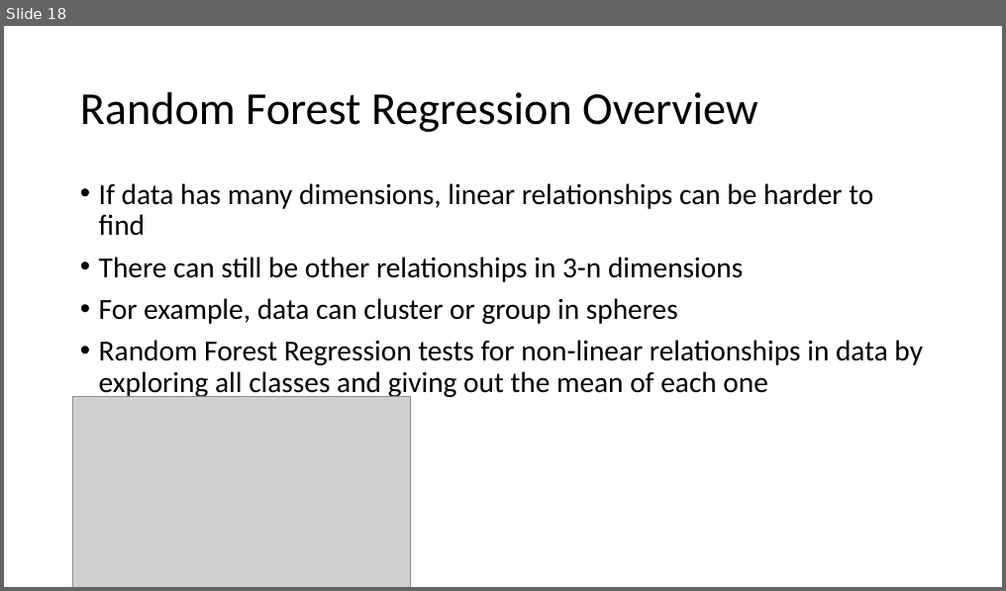
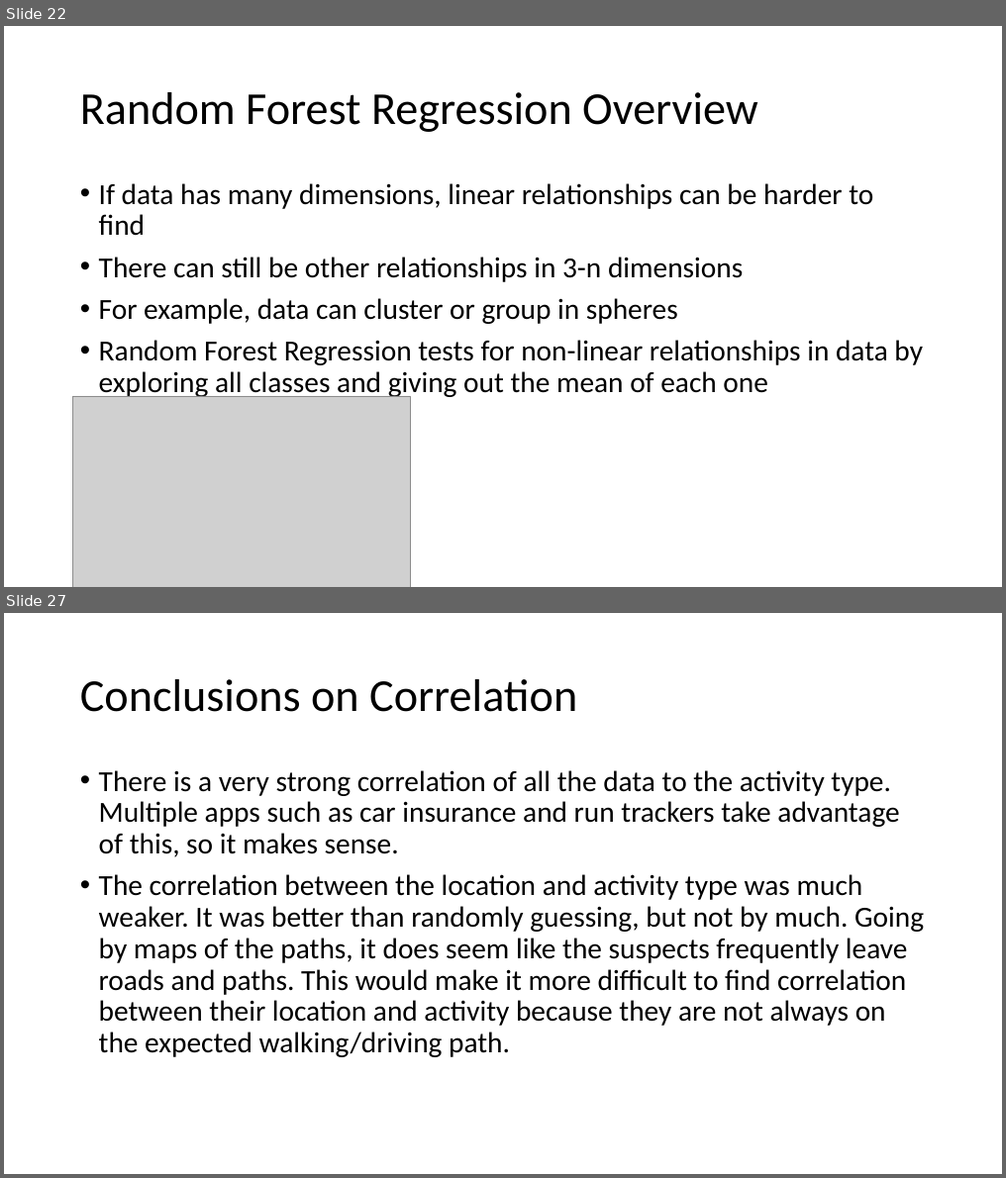
Before and after one commit to ian-mcnichols/CS_480, a slide deck: 480_HW1.pptx. Shown one above the other, each under a label of ours: slide 18 before the commit, slides 22 and 27 after it; the slides between them are not shown. The pictures are 1006x591 and 1006x1178 pixels, drawn with LibreOffice and Linux fonts; fonts in the diff are those of the drawing; grey boxes stand for pictures. Boxes give left, top, right and bottom in pixels: in the first picture for what was removed or moved away, otherwise in the second. Text is boxed around its words. In the diff, an @@ line names an element or a change of style, - is before the commit and + after.

```diff
--- a/480_HW1.pptx
+++ b/480_HW1.pptx
@@ slide 27 added at [4,613,1002,1174], background #FFFFFF @@
@@ title added at [80,679,577,712], 44 pt, text #000000 @@
+Conclusions on Correlation
@@ text added at [99,770,924,1058], 28 pt, text #000000 @@
+• There is a very strong correlation of all the data to the activity type. Multiple apps such as car insurance and run trackers take advantage of this, so it makes sense.
+• The correlation between the location and activity type was much weaker. It was better than randomly guessing, but not by much. Going by maps of the paths, it does seem like the suspects frequently leave roads and paths. This would make it more difficult to find correlation between their location and activity because they are not always on the expected walking/driving path.
@@ what was slide 18 is now slide 22 @@
```
Also in this commit, not shown: 5 slides changed, 2 other slides added.
